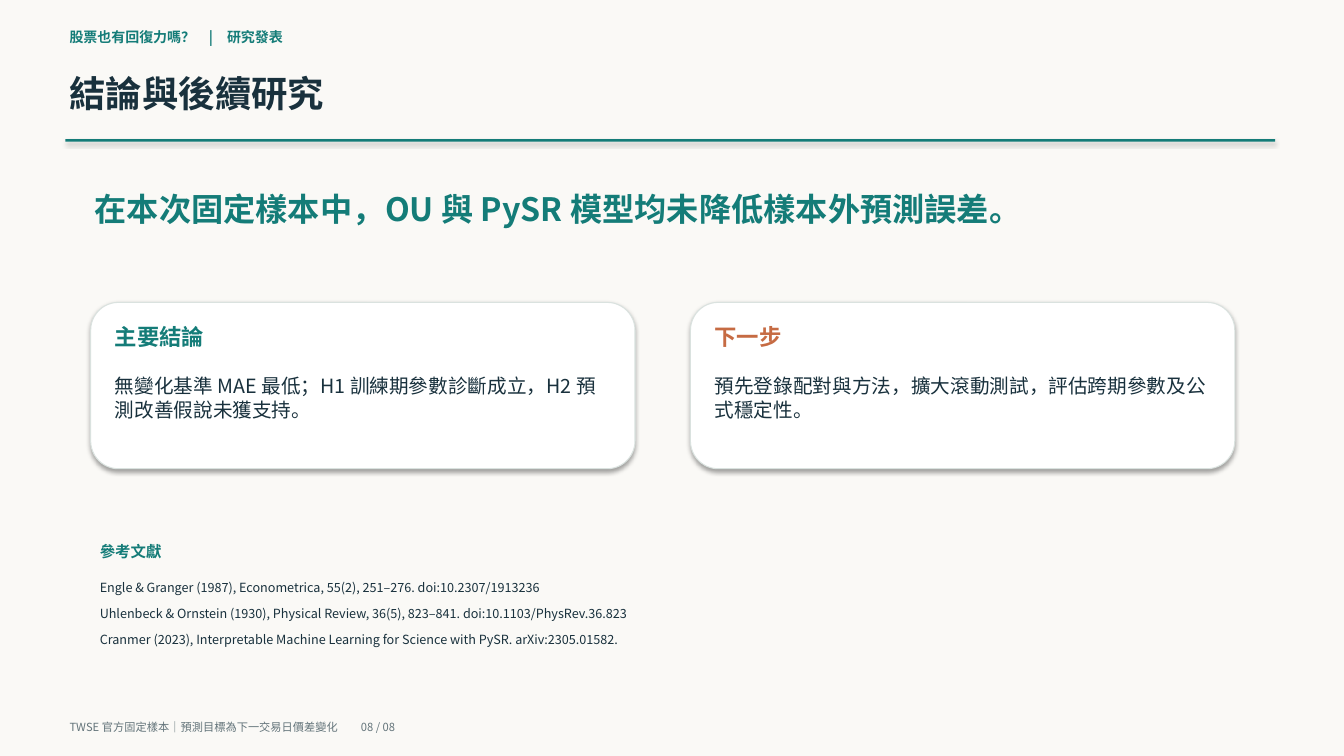
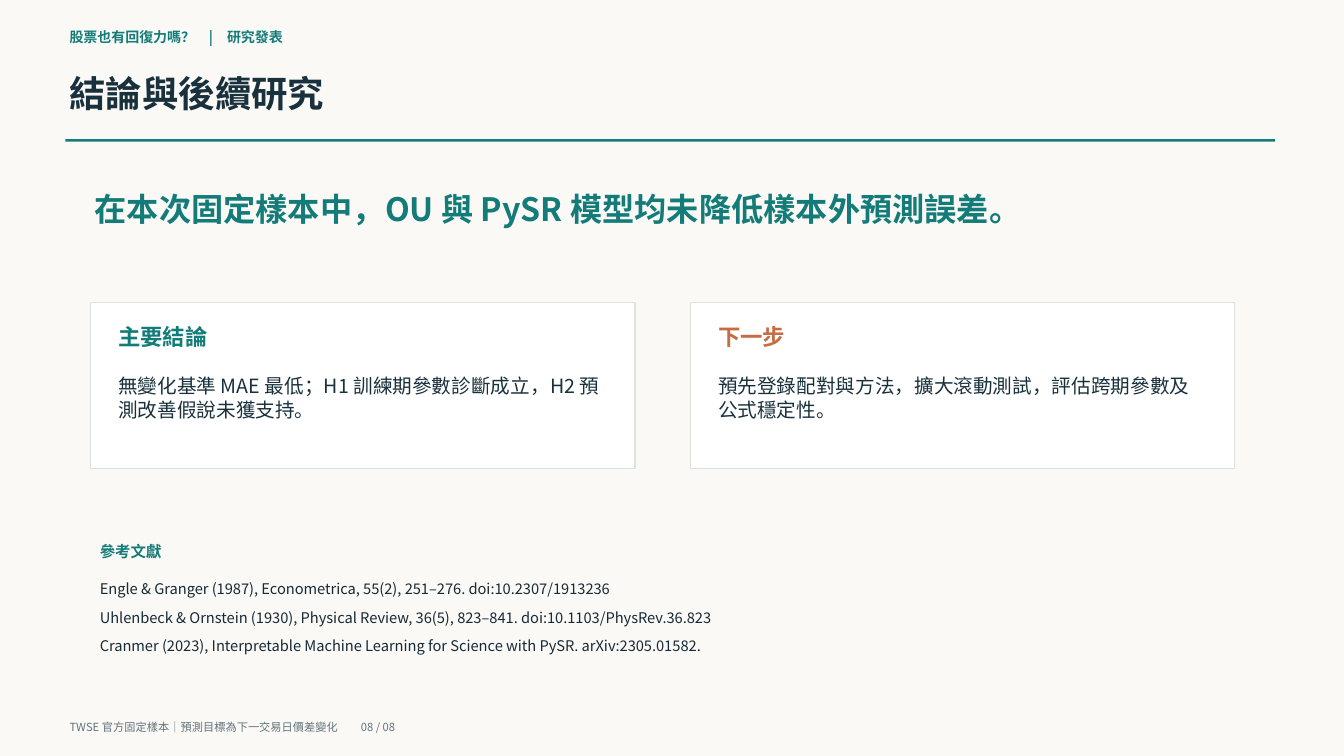
Before and after one commit to yinglinlin010/market-physics-lab, a slide deck: slide 8 of slides/midterm_90s.pptx. Drawn at 1344x756 pixels with LibreOffice and Linux fonts; fonts in the diff are those of the drawing. Boxes give left, top, right and bottom in pixels: in the first picture for what was removed or moved away, otherwise in the second. Text is boxed around its words. In the diff, an @@ line names an element or a change of style, - is before the commit and + after.

```diff
--- a/slides/midterm_90s.pptx
+++ b/slides/midterm_90s.pptx
@@ rectangle at (x1=66, y1=139, x2=1275, y2=142): shadow off @@
@@ rectangle at (x1=91, y1=302, x2=635, y2=469): rounded rectangle to rectangle; outline #DAE2DF 0.75 pt to #DCE2DD 0.8 pt; shadow off @@
@@ rectangle at (x1=691, y1=302, x2=1235, y2=469): rounded rectangle to rectangle; outline #DAE2DF 0.75 pt to #DCE2DD 0.8 pt; shadow off @@
@@ text "無變化基準 MAE 最低；H1 訓練期參數診斷成立，H2 預測改善假說未獲支持。" moved from (x1=115, y1=376, x2=596, y2=419) to (x1=118, y1=376, x2=600, y2=419) @@
@@ text "預先登錄配對與方法，擴大滾動測試，評估跨期參數及公式穩定性。" rewrapped from (x1=715, y1=376, x2=1206, y2=419) to (x1=718, y1=376, x2=1189, y2=419) @@
@@ text "Engle & Granger (1987), Econometrica, ..." at (x1=100, y1=582, x2=711, y2=655): size 9 to 10.5 pt, text colour #19313D to #172A35 @@
```
Also in this commit, not shown: 7 other slides changed, 3 other files.
